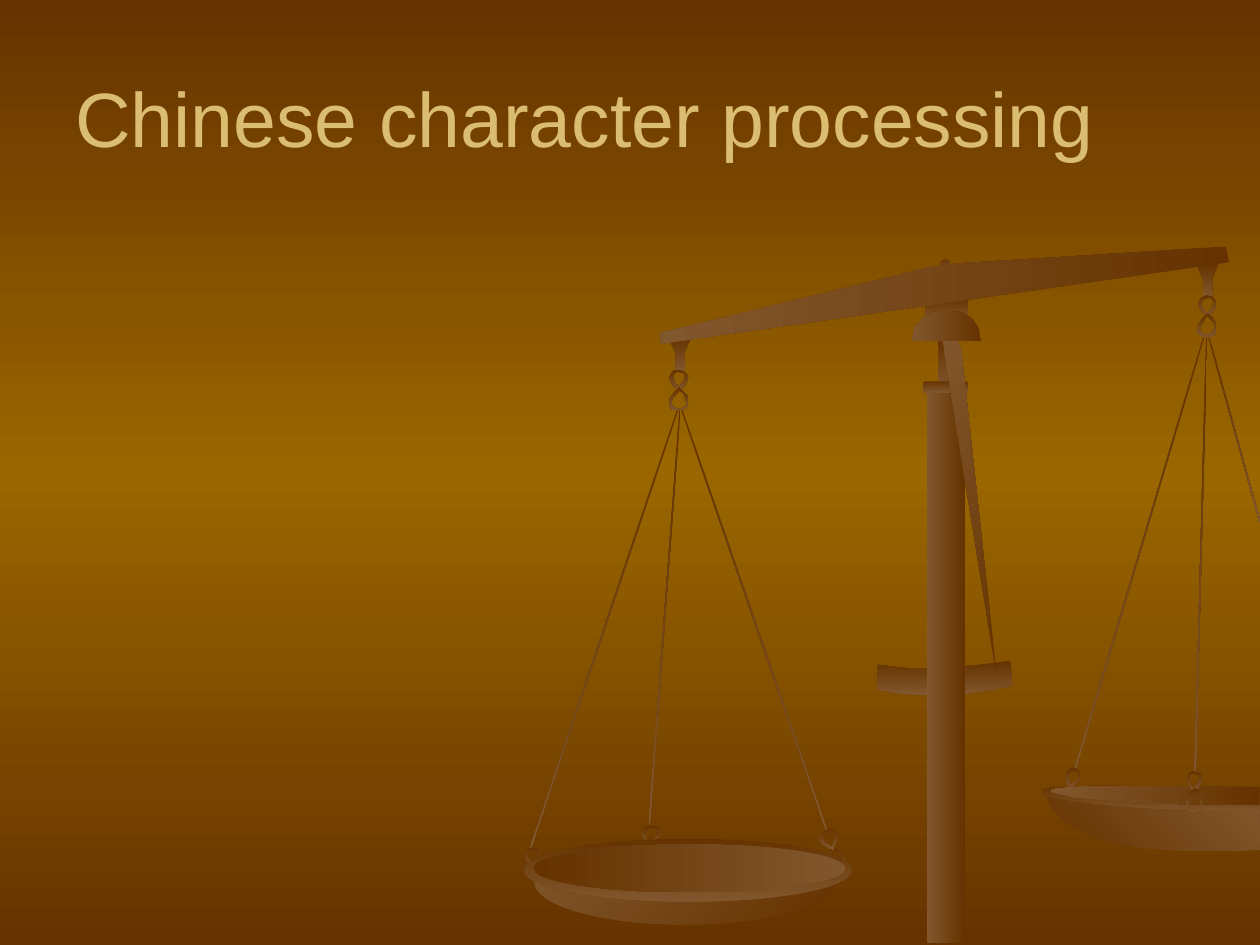
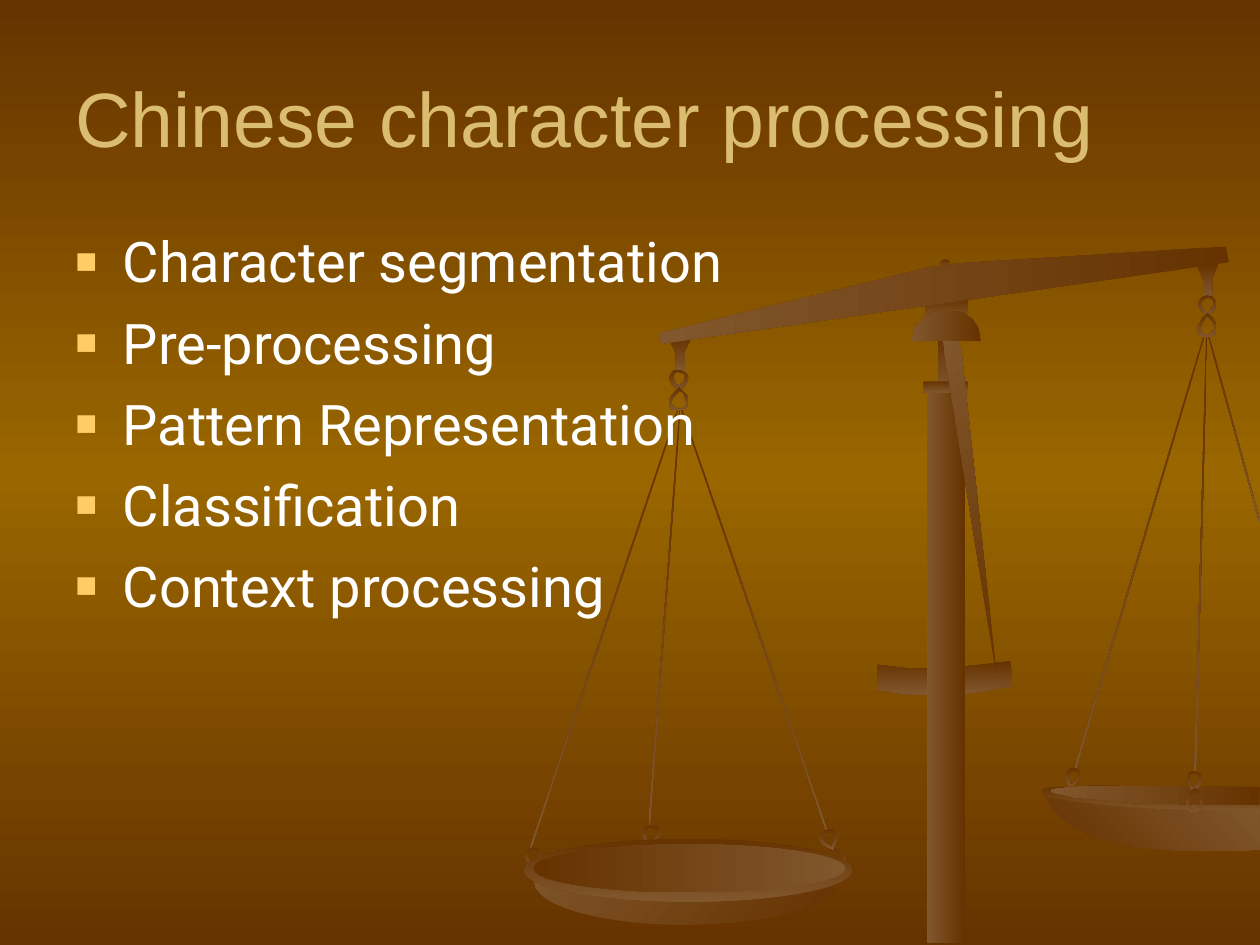
Before and after one commit to shaileshBhokare/honours, a slide deck: slide 10 of ITN100/Assignment/Presentation/presentation.ppt. Drawn at 1260x945 pixels with LibreOffice and Linux fonts; fonts in the diff are those of the drawing. Boxes give left, top, right and bottom in pixels: in the first picture for what was removed or moved away, otherwise in the second. Text is boxed around its words. In the diff, an @@ line names an element or a change of style, - is before the commit and + after.

```diff
--- a/ITN100/Assignment/Presentation/presentation.ppt
+++ b/ITN100/Assignment/Presentation/presentation.ppt
@@ text added at (123, 240, 722, 619), 32 pt, text #FFFFFF @@
+■ Character segmentation
+■ Pre-processing
+■ Pattern Representation
+■ Classification
+■ Context processing
```
Also in this commit, not shown: 2 other slides changed, 1 slide added, 1 slide removed.
